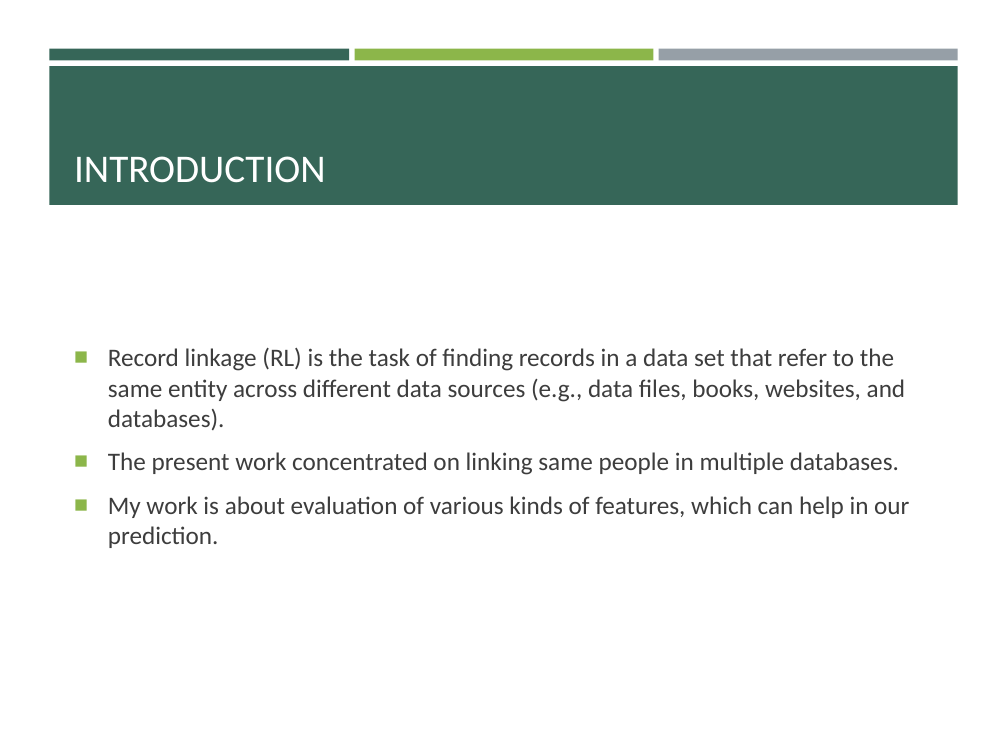
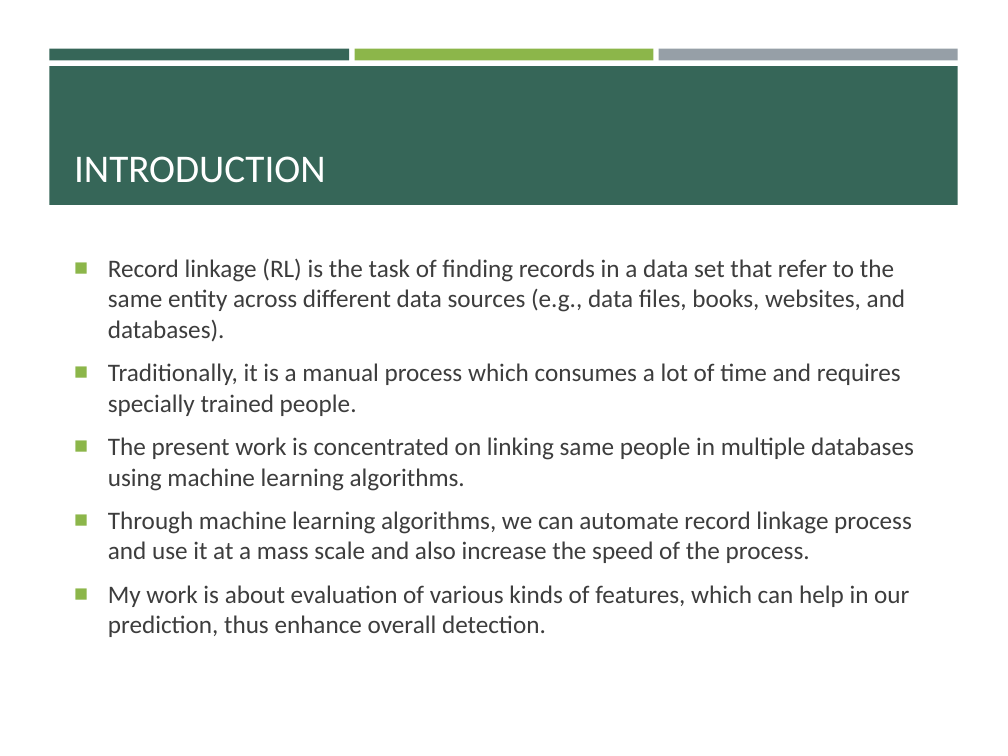
Before and after one commit to pulkitjain1004/autoRL, a slide deck: slide 2 of Record_Linkage.pptx. Drawn at 1008x756 pixels with LibreOffice and Linux fonts; fonts in the diff are those of the drawing. Boxes give left, top, right and bottom in pixels: in the first picture for what was removed or moved away, otherwise in the second. Text is boxed around its words. In the diff, an @@ line names an element or a change of style, - is before the commit and + after.

Commit message:
Ppt modified.

```diff
--- a/Record_Linkage.pptx
+++ b/Record_Linkage.pptx
@@ text at box(108, 363, 914, 637): text changed @@
-■ The present work concentrated on linking same people in multiple databases.
-■ My work is about evaluation of various kinds of features, which can help in our prediction.
+■ Traditionally, it is a manual process which consumes a lot of time and requires specially trained people.
+■ The present work is concentrated on linking same people in multiple databases using machine learning algorithms.
+■ Through machine learning algorithms, we can automate record linkage process and use it at a mass scale and also increase the speed of the process.
+■ My work is about evaluation of various kinds of features, which can help in our prediction, thus enhance overall detection.
```
Also in this commit, not shown: 13 other slides changed, 1 slide added.
